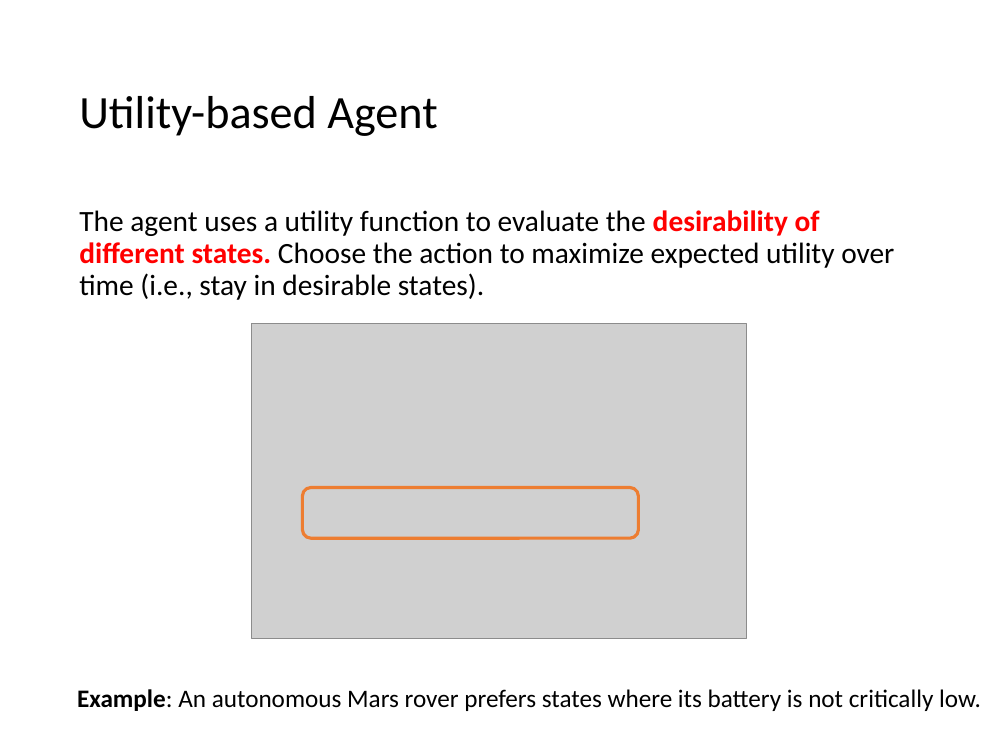
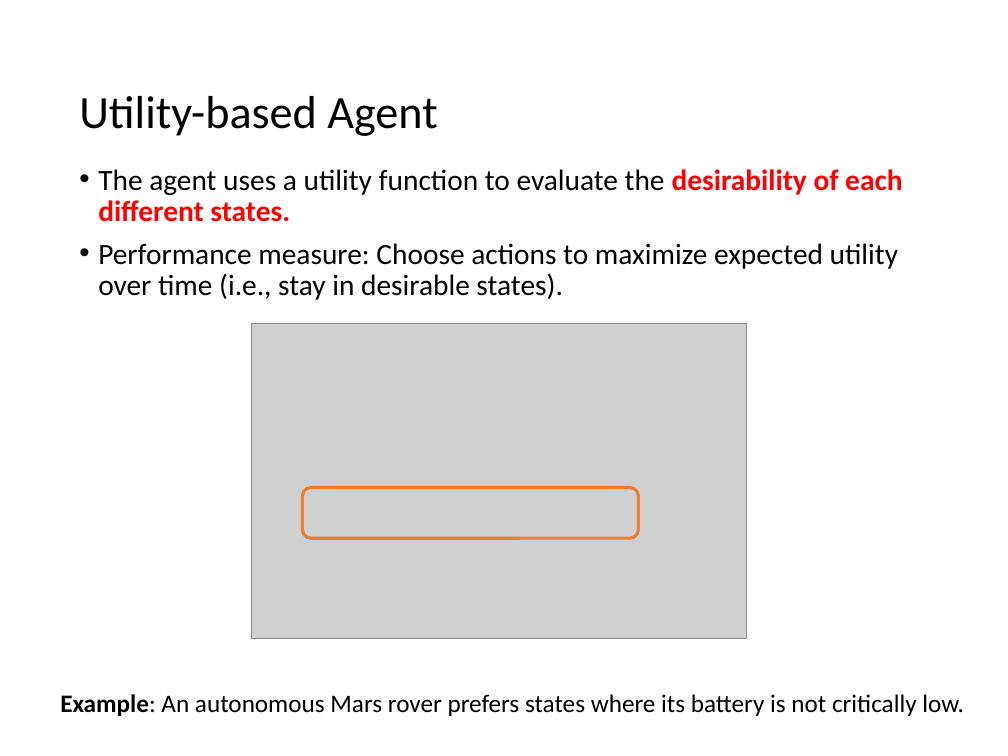
Before and after one commit to mhahsler/CS7320-AI, a slide deck: slide 27 of slides/02_agents.pptx. Drawn at 1008x756 pixels with LibreOffice and Linux fonts; fonts in the diff are those of the drawing; grey boxes stand for pictures. Boxes give left, top, right and bottom in pixels: in the first picture for what was removed or moved away, otherwise in the second. Text is boxed around its words. In the diff, an @@ line names an element or a change of style, - is before the commit and + after.

```diff
--- a/slides/02_agents.pptx
+++ b/slides/02_agents.pptx
@@ text at <box>98,169,902,300</box>: text changed @@
-The agent uses a utility function to evaluate the desirability of different states. Choose the action to maximize expected utility over time (i.e., stay in desirable states).
+• The agent uses a utility function to evaluate the desirability of each different states.
+• Performance measure: Choose actions to maximize expected utility over time (i.e., stay in desirable states).
@@ text "Example: An autonomous Mars rover ...": place and size @@
-text "Example: An autonomous Mars rover ..." at <box>77,689,981,711</box>
+text "Example: An autonomous Mars rover ..." at <box>60,694,964,716</box>
```
Also in this commit, not shown: 4 other slides changed, 1 slide added, 1 other file.
